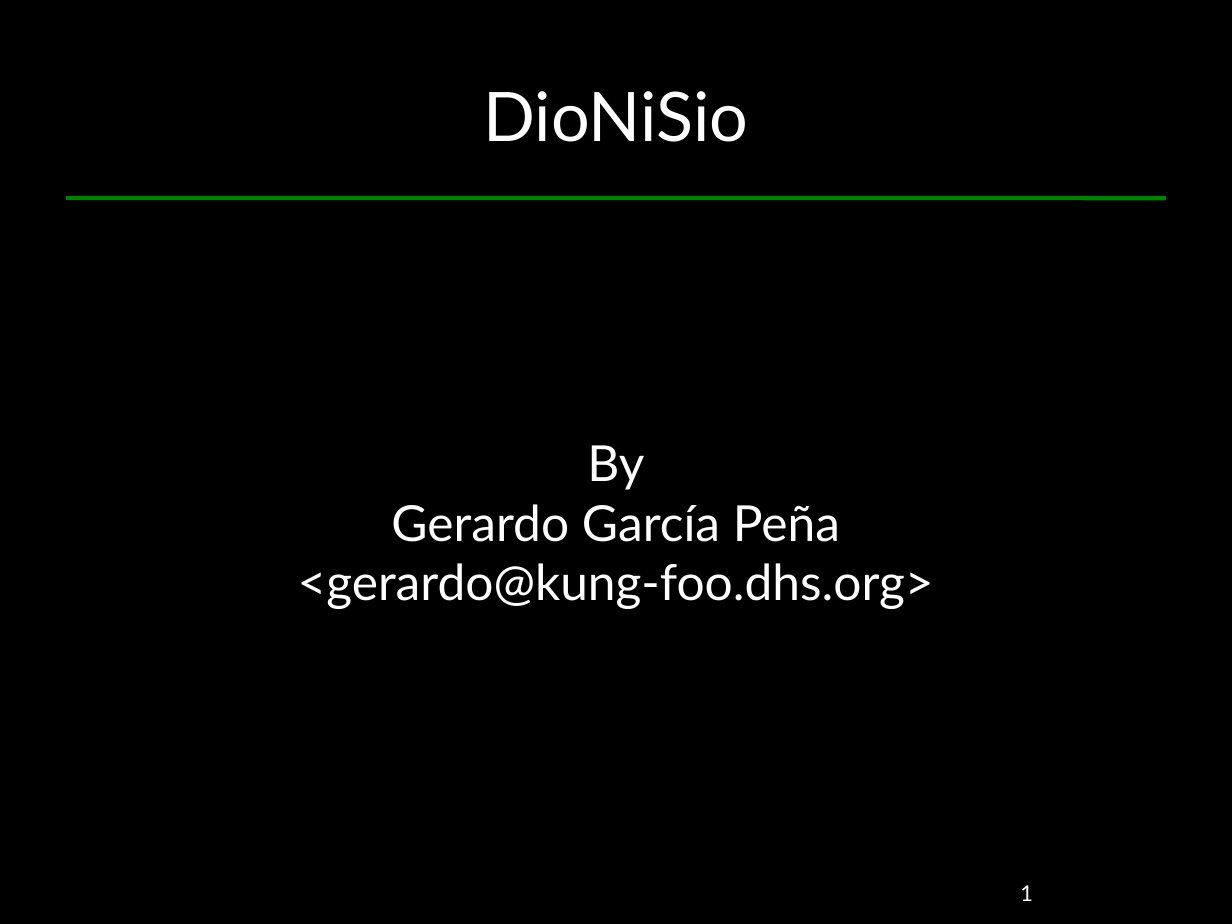
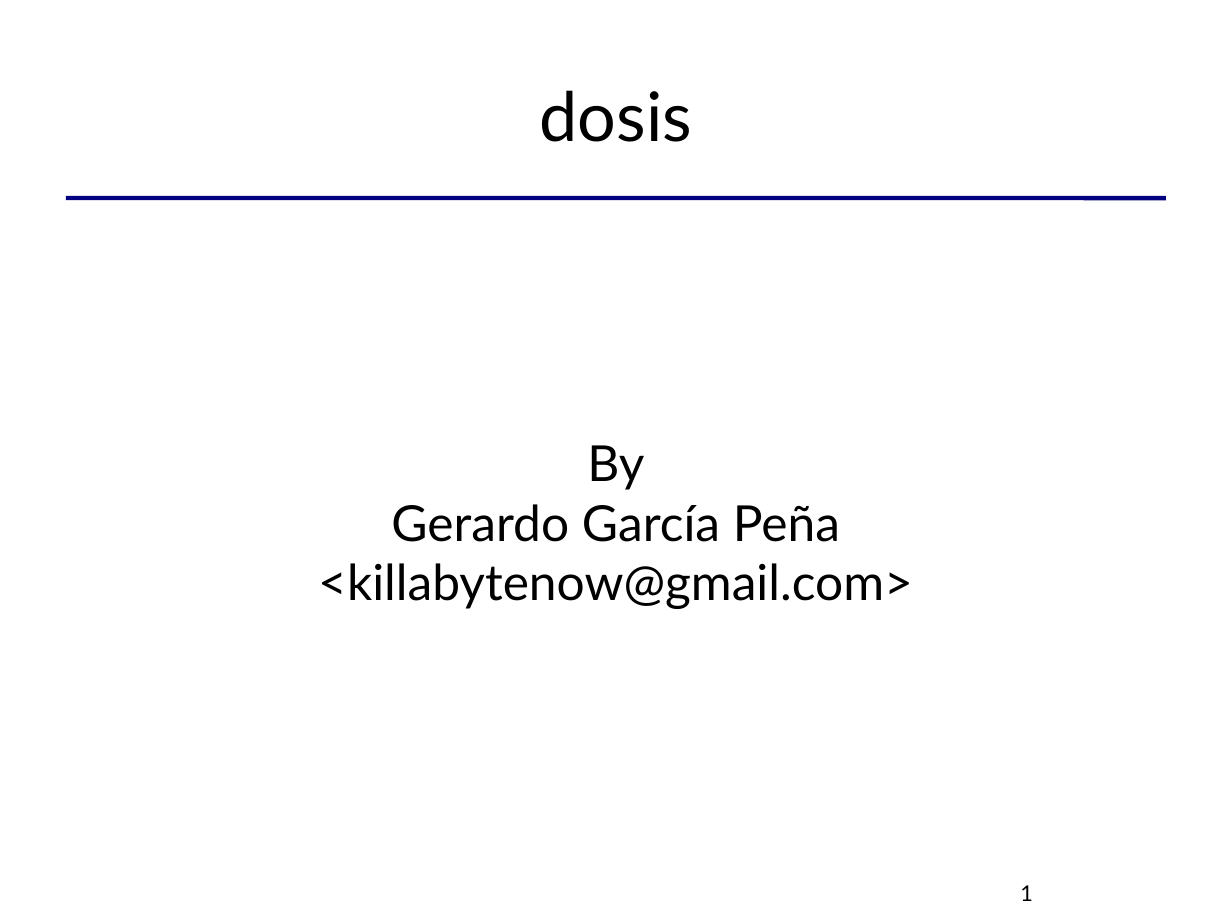
Before and after one commit to killabytenow/dosis, a slide deck: slide 1 of doc/Dosis-SCG-2009.odp. Drawn at 1232x924 pixels with LibreOffice and Linux fonts; fonts in the diff are those of the drawing. Boxes give left, top, right and bottom in pixels: in the first picture for what was removed or moved away, otherwise in the second. Text is boxed around its words. In the diff, an @@ line names an element or a change of style, - is before the commit and + after.

```diff
--- a/doc/Dosis-SCG-2009.odp
+++ b/doc/Dosis-SCG-2009.odp
@@ background #000000 to #FFFFFF @@
@@ title at (540, 90, 692, 142): text changed; text colour #FFFFFF to #000000 @@
-DioNiSio
+dosis
@@ line (66, 198) - (1166, 198): stroke #008000 2.83 pt to #000080 2.83 pt @@
@@ subtitle at (391, 445, 840, 542): text colour #FFFFFF to #000000 in "By", "Gerardo García Peña" @@
@@ subtitle at (318, 563, 913, 609): text changed; text colour #FFFFFF to #000000 @@
-<gerardo@kung-foo.dhs.org>
+<killabytenow@gmail.com>
@@ page number at (1020, 885, 1033, 901): text colour #FFFFFF to #000000 @@
```
Also in this commit, not shown: 18 other slides changed, 2 slides added, 4 slides removed.
